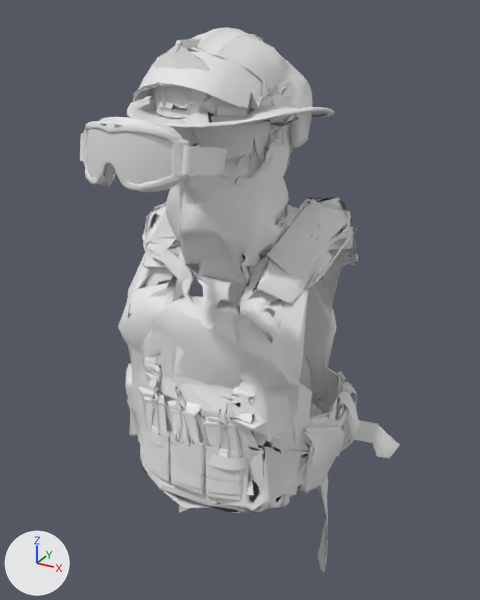
An edit to the glTF model public/models/gear/fit_mechanic_m.glb, drawn before and after from the same camera.
The view is the same before and after, from a 50 mm camera at (0.551, -0.969, 0.962) aimed at (0.016, 0.003, 0.476). The lights are fixed; the arrows at lower left show +X, +Y and +Z. The first picture is the older version. Vertices at exactly the same position are counted once.

The older version as bpy lines, for what is in view:
```python
me_bag_medic = bpy.data.meshes.new('bag_medic')
me_bag_medic.from_pydata(...)  # 260 vertices, 512 faces; spans x -0.127..0.313, y -0.135..0.166, z 0.122..0.629
me_goggles_tactical = bpy.data.meshes.new('goggles_tactical')
me_goggles_tactical.from_pydata(...)  # 649 vertices, 1029 faces; spans x -0.095..0.095, y -0.314..-0.086, z 0.737..0.834
me_goggles_tactical_lens = bpy.data.meshes.new('goggles_tactical_lens')
me_goggles_tactical_lens.from_pydata(...)  # 238 vertices, 294 faces; spans x -0.072..0.082, y -0.314..-0.086, z 0.743..0.826
me_shemagh = bpy.data.meshes.new('shemagh')
me_shemagh.from_pydata(...)  # 468 vertices, 836 faces; spans x -0.106..0.102, y -0.118..0.111, z 0.481..0.727
ob_bag_medic = bpy.data.objects.new('bag_medic', me_bag_medic)
ob_bag_medic.location = (0.0, 0.0, 0.0)
ob_goggles_tactical = bpy.data.objects.new('goggles_tactical', me_goggles_tactical)
ob_goggles_tactical.location = (0.0, 0.0, 0.0)
ob_goggles_tactical_lens = bpy.data.objects.new('goggles_tactical_lens', me_goggles_tactical_lens)
ob_goggles_tactical_lens.location = (0.0, 0.0, 0.0)
ob_shemagh = bpy.data.objects.new('shemagh', me_shemagh)
ob_shemagh.location = (0.0, 0.0, 0.0)
# also in view: 'helmet_construction' at (0.0, -0.016, 0.792); 'balaclava' at (0.0, 0.008, 0.711); 'helmet_military' at (0.001, -0.022, 0.778); 'vest_military' at (0.008, 0.039, 0.374); 'backpack_hiking' at (-0.002, 0.029, 0.248)
```
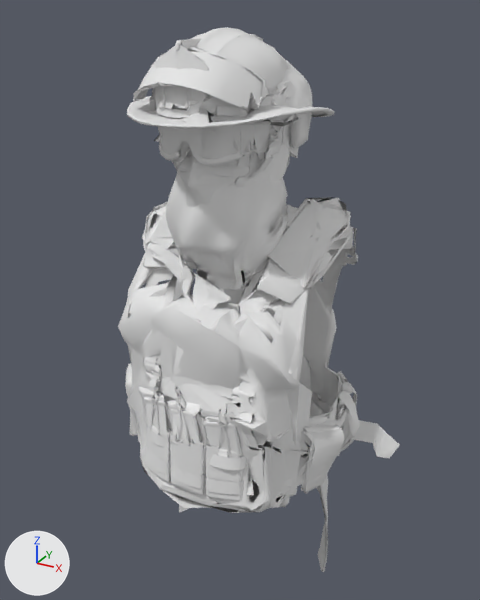
Location of each change, [x1, y1, x2, y2] in pixels of the pictures (480 x 600 px; the box of a moved part takes in the faces that stretch with it):
'shemagh', reshaped (9% taller): before [166, 175, 289, 309]; after [166, 170, 288, 316]
'goggles_tactical_lens', reshaped: before [87, 129, 201, 184]; after [162, 126, 237, 159]
'goggles_tactical', reshaped: before [80, 117, 228, 192]; after [154, 127, 299, 167]
part 1 of me_goggles_tactical, deleted: before [82, 117, 189, 192]
part 2 of me_goggles_tactical, cut back: before [80, 134, 228, 177]; after [154, 127, 299, 167]
part 3 of me_goggles_tactical_lens, moved or reshaped (mostly hidden): before [104, 163, 116, 182]; after [179, 141, 190, 159]
part 4 of me_goggles_tactical_lens, moved or reshaped: before [96, 157, 127, 184]; after [172, 136, 201, 159]
part 5 of me_goggles_tactical_lens, added: after [162, 126, 237, 159]
part 6 of me_goggles_tactical_lens, deleted: before [87, 129, 201, 184]
'glasses_ballistic_lens', unchanged, covered by the edit: before [174, 125, 254, 159]; after [158, 125, 254, 155]

Patch to the scene script:
```diff
--- a/public/models/gear/fit_mechanic_m.glb.py
+++ b/public/models/gear/fit_mechanic_m.glb.py
@@ me_goggles_tactical @@
 # used by ob_goggles_tactical; location = (0.0, 0.0, 0.0)
-me_goggles_tactical.from_pydata(...)  # 649 vertices, 1029 faces; spans x -0.095..0.095, y -0.314..-0.086, z 0.737..0.834
+me_goggles_tactical.from_pydata(...)  # 690 vertices, 1102 faces; spans x -0.104..0.095, y -0.139..0.125, z 0.722..0.833
+# me_goggles_tactical part 1: 8 loose pieces with 490 vertices, spanning x -0.087..0.088, y -0.314..-0.086, z 0.738..0.834, are deleted
+# me_goggles_tactical part 2: 159 vertices removed from x -0.095..0.095, y -0.269..-0.087, z 0.737..0.805; 690 vertices added at x -0.104..0.095, y -0.139..0.125, z 0.722..0.833
@@ me_goggles_tactical_lens @@
 # used by ob_goggles_tactical_lens; location = (0.0, 0.0, 0.0)
-me_goggles_tactical_lens.from_pydata(...)  # 238 vertices, 294 faces; spans x -0.072..0.082, y -0.314..-0.086, z 0.743..0.826
+me_goggles_tactical_lens.from_pydata(...)  # 155 vertices, 219 faces; spans x -0.072..0.073, y -0.139..0.12, z 0.724..0.826
+# me_goggles_tactical_lens part 3: the loose piece of 50 vertices spanning x -0.021..0.024, y -0.306..-0.282, z 0.752..0.792 is moved by (0.0, 0.175, -0.001)
+# me_goggles_tactical_lens part 4: the loose piece of 51 vertices spanning x -0.025..0.028, y -0.314..-0.308, z 0.755..0.79 is moved by (0.0, 0.175, -0.001)
+# me_goggles_tactical_lens part 5: a new loose piece of 30 vertices spanning x -0.072..0.073, y -0.137..-0.073, z 0.753..0.826
+# me_goggles_tactical_lens part 6: 7 loose pieces with 137 vertices, spanning x -0.072..0.082, y -0.312..-0.086, z 0.743..0.826, are deleted
+# other edits to the shape of me_goggles_tactical_lens do not show in these pictures
@@ me_shemagh @@
 # used by ob_shemagh; location = (0.0, 0.0, 0.0)
-me_shemagh.from_pydata(...)  # 468 vertices, 836 faces; spans x -0.106..0.102, y -0.118..0.111, z 0.481..0.727
+me_shemagh.from_pydata(...)  # 468 vertices, 836 faces; spans x -0.108..0.103, y -0.118..0.138, z 0.451..0.727
+# me_shemagh part 7: 407 vertices removed from x -0.106..0.102, y -0.118..0.111, z 0.481..0.709; 407 vertices added at x -0.108..0.103, y -0.118..0.138, z 0.451..0.716
```
